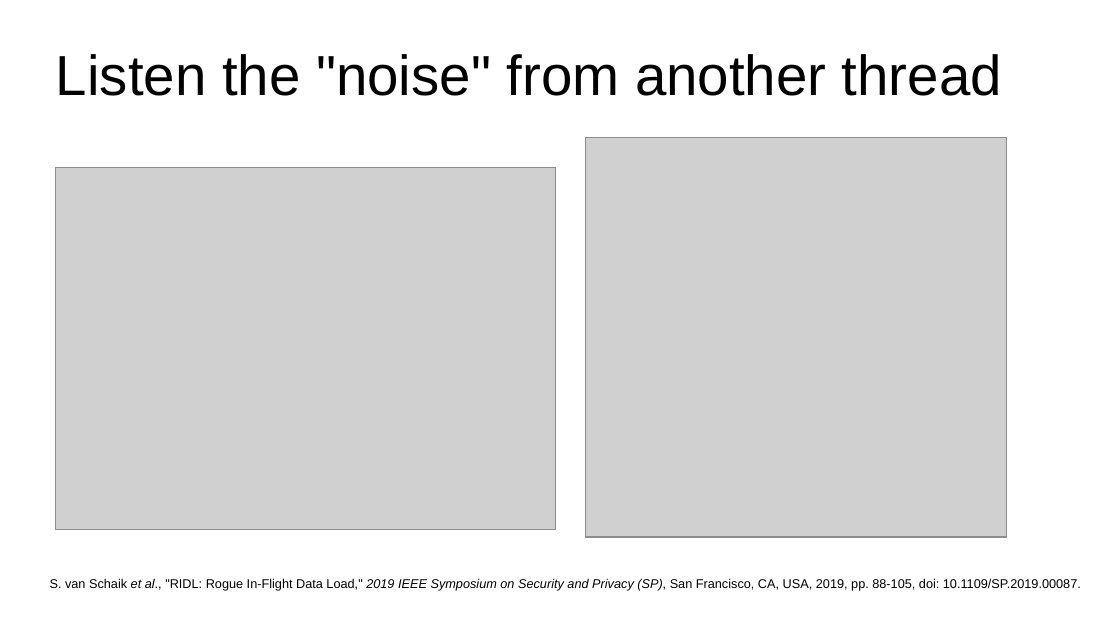
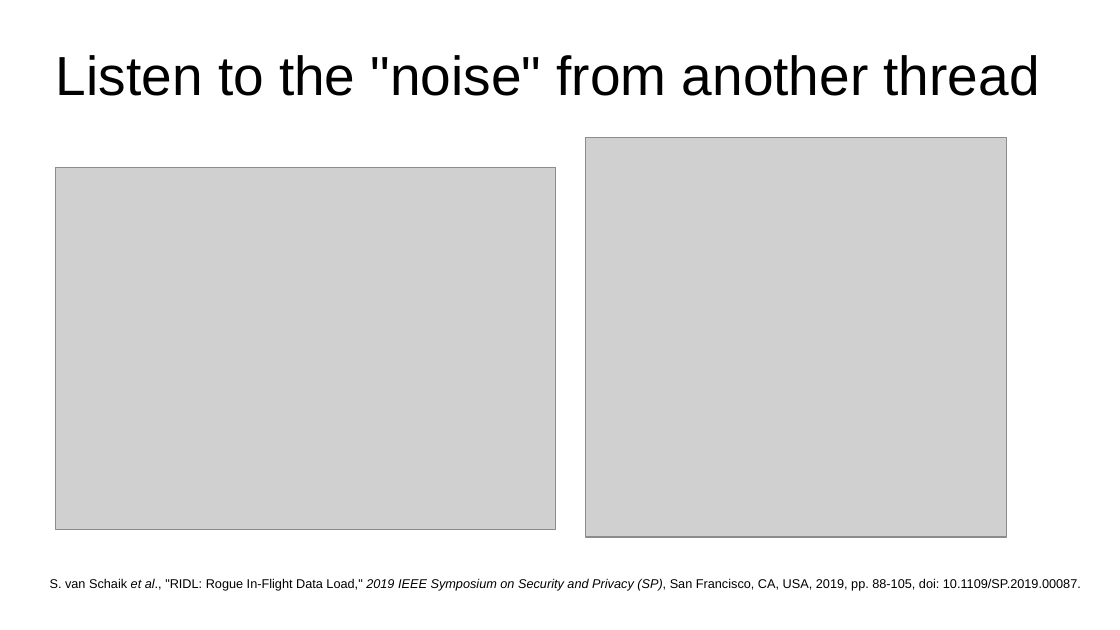
Before and after one commit to Rijndael99/hw_vulnerabilities, a slide deck: slide 4 of presentation1.pptx. Drawn at 1120x630 pixels with LibreOffice and Linux fonts; fonts in the diff are those of the drawing; grey boxes stand for pictures. Boxes give left, top, right and bottom in pixels: in the first picture for what was removed or moved away, otherwise in the second. Text is boxed around its words. In the diff, an @@ line names an element or a change of style, - is before the commit and + after.

```diff
--- a/presentation1.pptx
+++ b/presentation1.pptx
@@ title at <box>56,55,1040,96</box>: text changed; size 40 to 39 pt @@
-Listen the "noise" from another thread
+Listen to the "noise" from another thread
```
Also in this commit, not shown: 7 other slides changed, 4 slides added.
